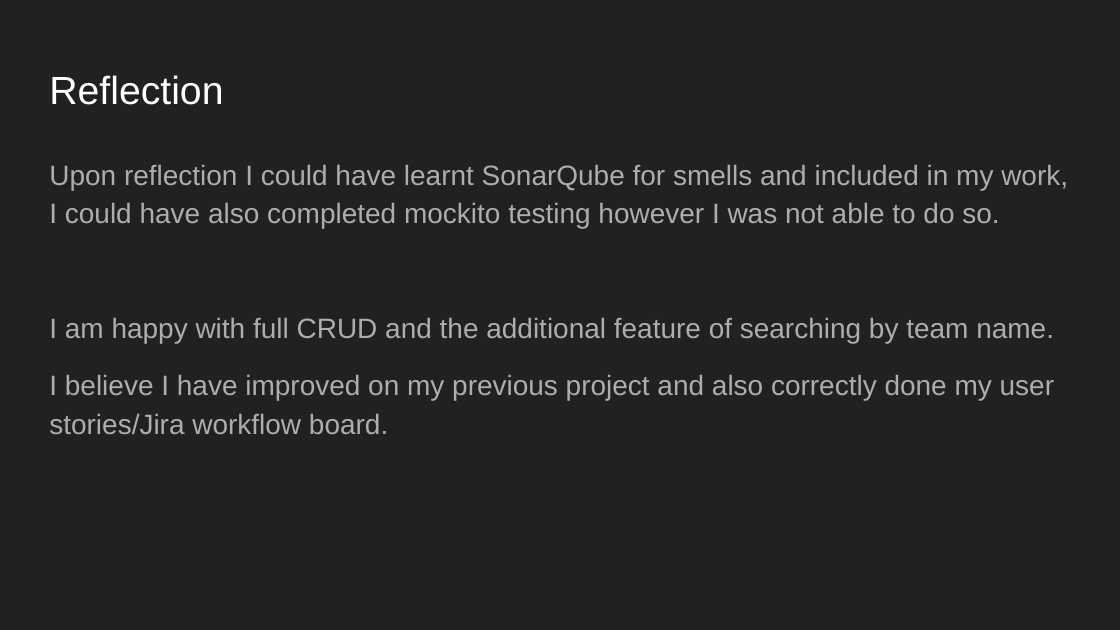
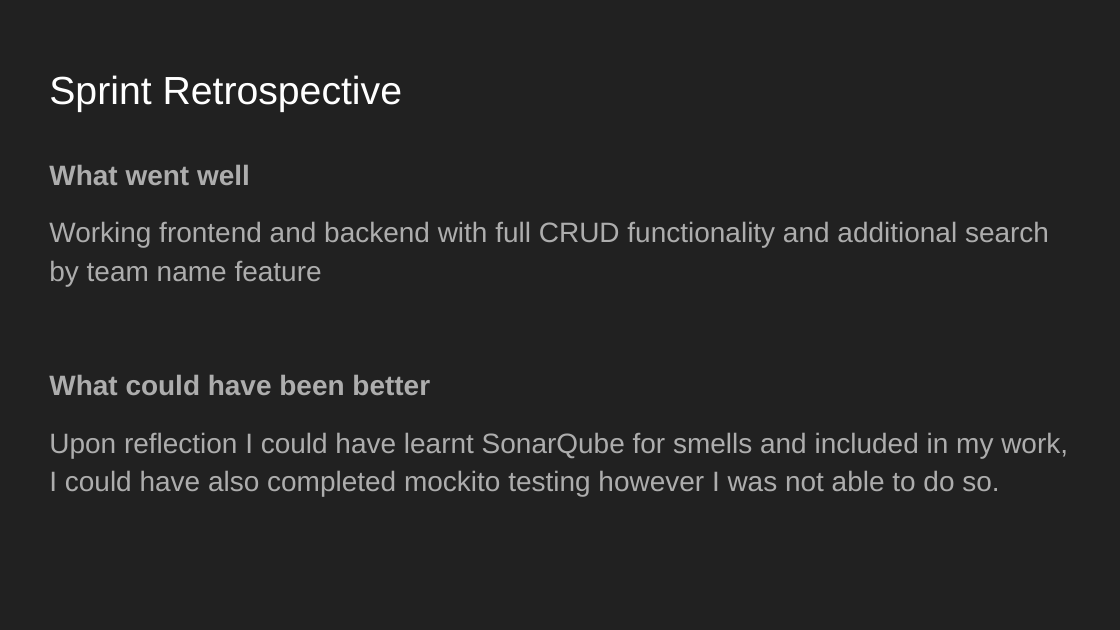
Before and after one commit to D-Pats/QA-Hobby-Project, a slide deck: slide 9 of Documents/QA Hobby Project Presentation.pptx (slide 7 before the commit). Drawn at 1120x630 pixels with LibreOffice and Linux fonts; fonts in the diff are those of the drawing. Boxes give left, top, right and bottom in pixels: in the first picture for what was removed or moved away, otherwise in the second. Text is boxed around its words. In the diff, an @@ line names an element or a change of style, - is before the commit and + after.

Commit message:
Added finished powerpoint

```diff
--- a/Documents/QA Hobby Project Presentation.pptx
+++ b/Documents/QA Hobby Project Presentation.pptx
@@ title at [49,75,403,112]: text changed @@
-Reflection
+Sprint Retrospective
@@ text at [49,164,1049,395]: paragraphs added @@
+What went well
+Working frontend and backend with full CRUD functionality and additional search by team name feature
+What could have been better
@@ text at [49,317,1054,434]: paragraphs removed @@
-I am happy with full CRUD and the additional feature of searching by team name.
-I believe I have improved on my previous project and also correctly done my user stories/Jira workflow board.
@@ text at [49,432,1068,496]: more space between paragraphs @@
```
Also in this commit, not shown: 1 other slide changed, 2 slides added.
